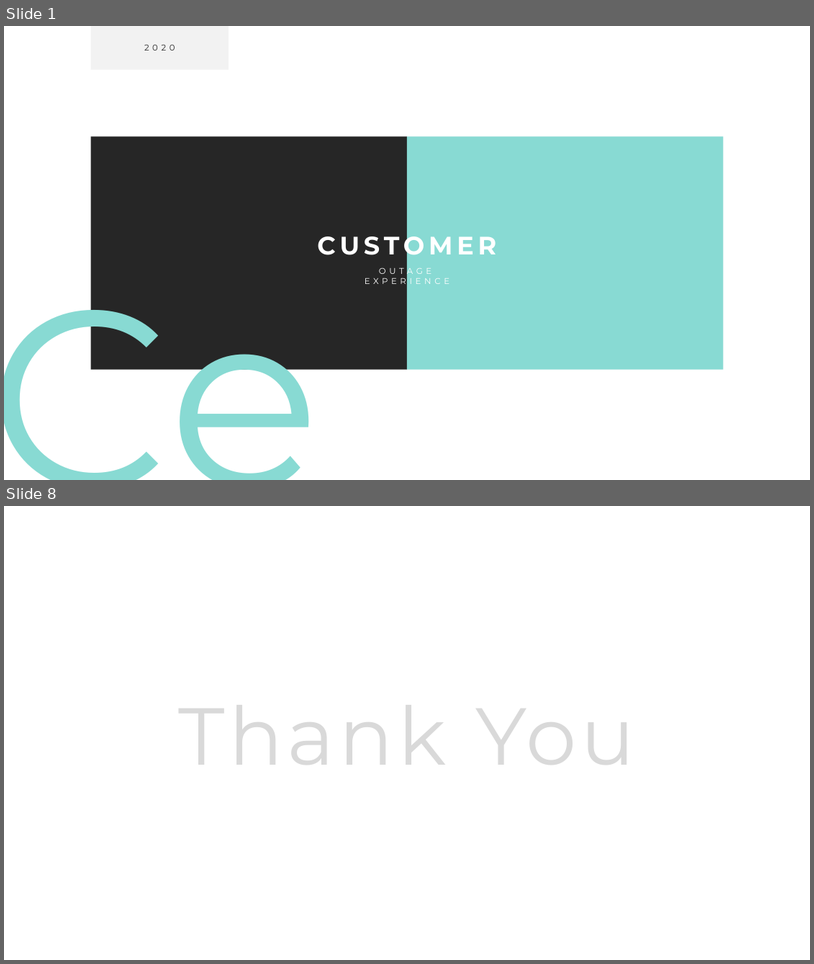
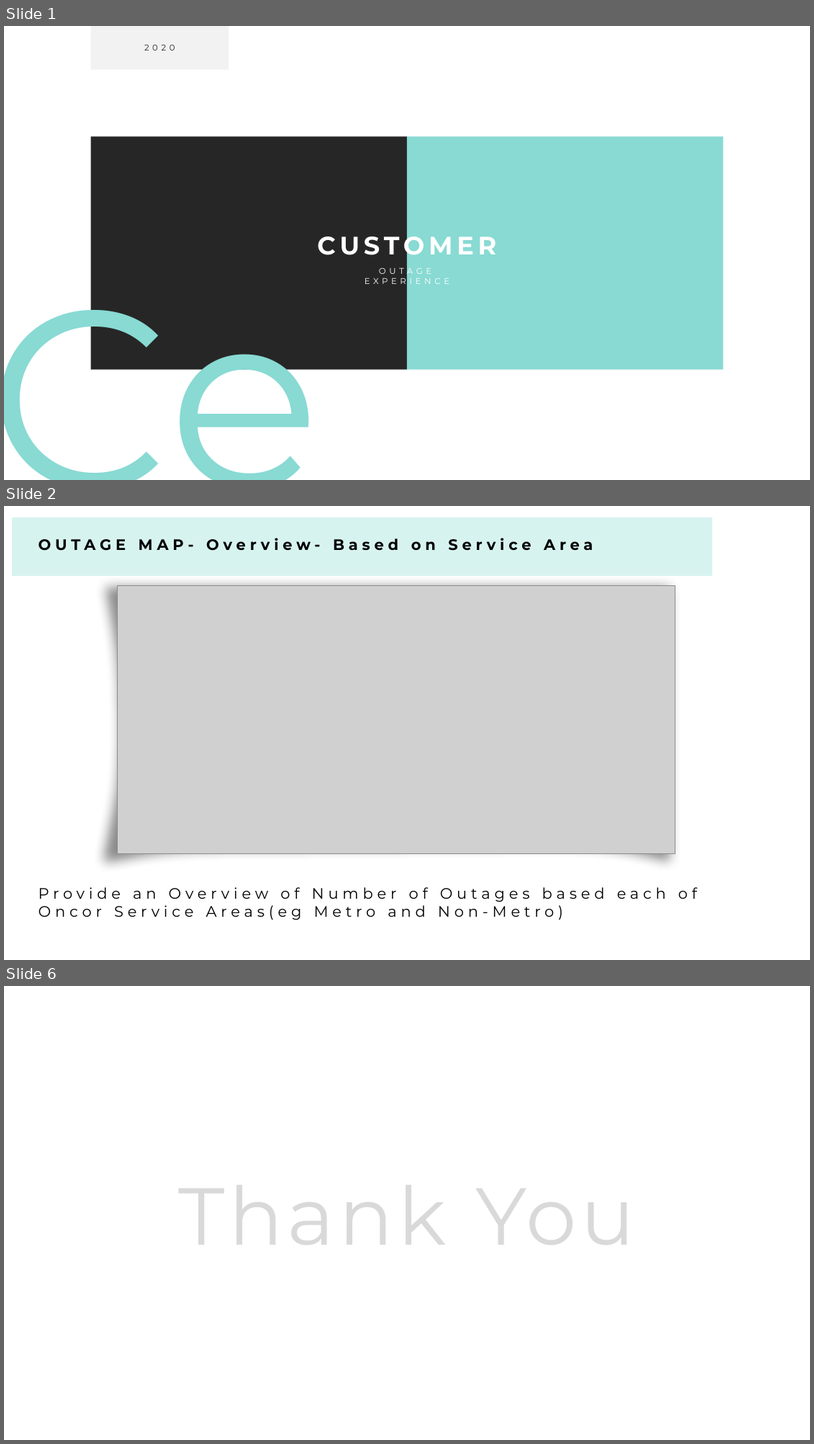
Before and after one commit to ntnnitinkr/projects, a slide deck: outagesExperience/Screenshots/Customer_Experience.pptx. Shown one above the other, each under a label of ours: slides 1 and 8 before the commit, slides 1, 2 and 6 after it; the slides between them are not shown. The pictures are 814x964 and 814x1444 pixels, drawn with LibreOffice and Linux fonts; fonts in the diff are those of the drawing; grey boxes stand for pictures. Boxes give left, top, right and bottom in pixels: in the first picture for what was removed or moved away, otherwise in the second. Text is boxed around its words. In the diff, an @@ line names an element or a change of style, - is before the commit and + after.

```diff
--- a/outagesExperience/Screenshots/Customer_Experience.pptx
+++ b/outagesExperience/Screenshots/Customer_Experience.pptx
@@ slide 2 added at (4, 506, 810, 960), background #FFFFFF @@
@@ rectangle added at (12, 518, 712, 576), fill #D7F3F0 @@
@@ text added at (39, 538, 593, 551), 18 pt, text #000000, bold @@
+OUTAGE MAP- Overview- Based on Service Area
@@ freeform shape added at (91, 576, 682, 875), fill #595959 at 70% opacity, outline #0F85AE 1 pt @@
@@ picture added at (117, 585, 676, 853) @@
@@ text added at (39, 887, 697, 919), 18 pt, text #000000 @@
+Provide an Overview of Number of Outages based each of Oncor Service Areas(eg Metro and Non-Metro)
@@ what was slide 8 is now slide 6 @@
```
Also in this commit, not shown: 1 slide changed, 2 other slides added, 5 slides removed, 5 other files.
